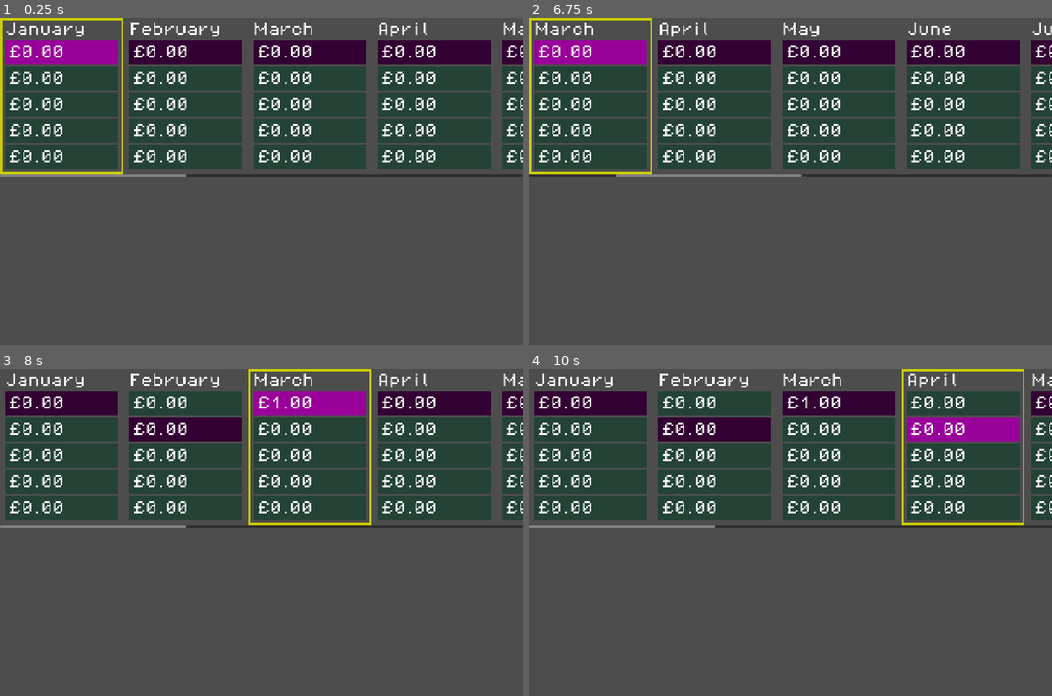
Above: before the commit, frames 1-4 (two rows, left to right).
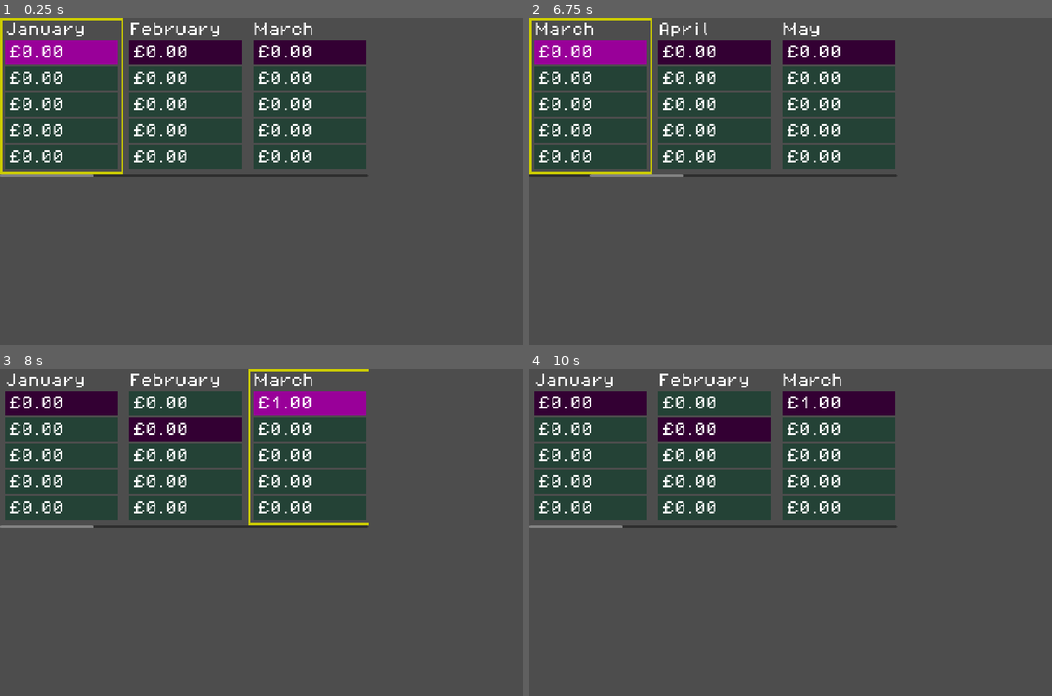
Above: after the commit, the same moments.

Repository: phrasmotica/budget-visualiser
Game: Godot game, scene res://scenes/ui/year_grid/year_grid.tscn
Same seed, same stepped clock (60 frames per second), same inputs: the game is played once before the commit and once after it. This scene is started directly instead of the project's main scene.
Inputs:
- Up to frame 1 (0.25 s): no input
- Up to frame 2 (6.75 s): tap Enter (ui_accept) at 0.5, 0.77, 1.25, 1.52, 2, 2.75, 3.02, 3.5, 3.77, 4.25, 4.52, 6.02 s; hold Right (ui_right) 0.53-1.28 s; tap Shift (bulk_modifier) every 0.75 s from 0.6 to 6.6 s; hold Down (ui_down) 1.28-2.03 s; hold Right (ui_right) 2.03-2.78 s; hold Up (ui_up) 2.78-3.53 s; hold Left (ui_left) 3.53-5.03 s; hold Down (ui_down) 5.03-5.78 s; hold Right (ui_right) 5.78-6.53 s; hold Up (ui_up) from 6.53 s (still down)
- Up to frame 3 (8 s): tap Enter (ui_accept) at 6.77, 7.52 s; release Up (ui_up) at 7.28 s; hold Right (ui_right) from 7.28 s (still down); tap Shift (bulk_modifier) at 7.35 s
- Up to frame 4 (10 s): release Right (ui_right) at 8.03 s; hold Down (ui_down) 8.03-8.78 s; tap Shift (bulk_modifier) at 8.1, 8.85, 9.6 s; hold Left (ui_left) 8.78-9.53 s; tap Enter (ui_accept) at 9.02, 9.77 s; hold Up (ui_up) from 9.53 s (still down)

The runs differ from the first frame. In frame 1, 10% of the frame differs, in the area x 17-100%, y 1-49%; in frame 2, 10%; in frame 3, 10%; in frame 4, 11%, in the area x 17-100%, y 0-49%.

Commit message:
Create scene for the full spreadsheet UI, with category names to the left of the year grid

Diff:
--- a/scenes/ui/month_grid/month_grid.tscn
+++ b/scenes/ui/month_grid/month_grid.tscn
@@ -8,11 +8,12 @@
 
 [node name="MonthGrid" type="PanelContainer"]
 custom_minimum_size = Vector2(300, 0)
-offset_right = 240.0
-offset_bottom = 352.0
+offset_right = 264.0
+offset_bottom = 380.0
 theme = ExtResource("1_uecel")
 theme_type_variation = &"IdleMonthGridContainer"
 script = ExtResource("1_dlr66")
+month_name = "January"
 
 [node name="Appearance" type="Node" parent="." node_paths=PackedStringArray("name_label")]
 unique_name_in_owner = true
--- /dev/null
+++ b/scenes/ui/spreadsheet_ui/spreadsheet_ui.tscn
@@ -0,0 +1,71 @@
+[gd_scene load_steps=3 format=3 uid="uid://bpgey7qxb48kd"]
+
+[ext_resource type="Theme" uid="uid://c1ktlawkckrai" path="res://themes/theme_pixel.tres" id="1_5jsgs"]
+[ext_resource type="PackedScene" uid="uid://cgrdp05co1rny" path="res://scenes/ui/year_grid/year_grid.tscn" id="2_wovv7"]
+
+[node name="SpreadsheetUI" type="PanelContainer"]
+offset_right = 40.0
+offset_bottom = 40.0
+theme = ExtResource("1_5jsgs")
+
+[node name="HBoxContainer" type="HBoxContainer" parent="."]
+custom_minimum_size = Vector2(1280, 0)
+layout_mode = 2
+
+[node name="MarginContainer" type="MarginContainer" parent="HBoxContainer"]
+layout_mode = 2
+theme_override_constants/margin_left = 8
+theme_override_constants/margin_top = 12
+
+[node name="VBoxContainer" type="VBoxContainer" parent="HBoxContainer/MarginContainer"]
+custom_minimum_size = Vector2(300, 0)
+layout_mode = 2
+theme_override_constants/separation = 8
+
+[node name="CategoryHeaderLabel" type="Label" parent="HBoxContainer/MarginContainer/VBoxContainer"]
+layout_mode = 2
+theme_override_font_sizes/font_size = 32
+text = "Category"
+
+[node name="VBoxContainer" type="VBoxContainer" parent="HBoxContainer/MarginContainer/VBoxContainer"]
+layout_mode = 2
+theme_override_constants/separation = 4
+
+[node name="CategoryLabel0" type="Label" parent="HBoxContainer/MarginContainer/VBoxContainer/VBoxContainer"]
+custom_minimum_size = Vector2(0, 60)
+layout_mode = 2
+theme_override_font_sizes/font_size = 32
+text = "Groceries"
+vertical_alignment = 1
+
+[node name="CategoryLabel1" type="Label" parent="HBoxContainer/MarginContainer/VBoxContainer/VBoxContainer"]
+custom_minimum_size = Vector2(0, 60)
+layout_mode = 2
+theme_override_font_sizes/font_size = 32
+text = "Transport"
+vertical_alignment = 1
+
+[node name="CategoryLabel2" type="Label" parent="HBoxContainer/MarginContainer/VBoxContainer/VBoxContainer"]
+custom_minimum_size = Vector2(0, 60)
+layout_mode = 2
+theme_override_font_sizes/font_size = 32
+text = "Drinks out"
+vertical_alignment = 1
+
+[node name="CategoryLabel3" type="Label" parent="HBoxContainer/MarginContainer/VBoxContainer/VBoxContainer"]
+custom_minimum_size = Vector2(0, 60)
+layout_mode = 2
+theme_override_font_sizes/font_size = 32
+text = "Meals out"
+vertical_alignment = 1
+
+[node name="CategoryLabel4" type="Label" parent="HBoxContainer/MarginContainer/VBoxContainer/VBoxContainer"]
+custom_minimum_size = Vector2(0, 60)
+layout_mode = 2
+theme_override_font_sizes/font_size = 32
+text = "Pool"
+vertical_alignment = 1
+
+[node name="YearGrid" parent="HBoxContainer" instance=ExtResource("2_wovv7")]
+layout_mode = 2
+size_flags_horizontal = 3
--- a/scenes/ui/year_grid/year_grid.tscn
+++ b/scenes/ui/year_grid/year_grid.tscn
@@ -6,7 +6,7 @@
 [ext_resource type="PackedScene" uid="uid://dw7xjnqey7y0y" path="res://scenes/ui/amount_entry_modal/amount_entry_modal.tscn" id="4_qje5h"]
 
 [node name="YearGrid" type="ScrollContainer"]
-custom_minimum_size = Vector2(1280, 380)
+custom_minimum_size = Vector2(900, 380)
 vertical_scroll_mode = 0
 script = ExtResource("1_ranu4")
 
